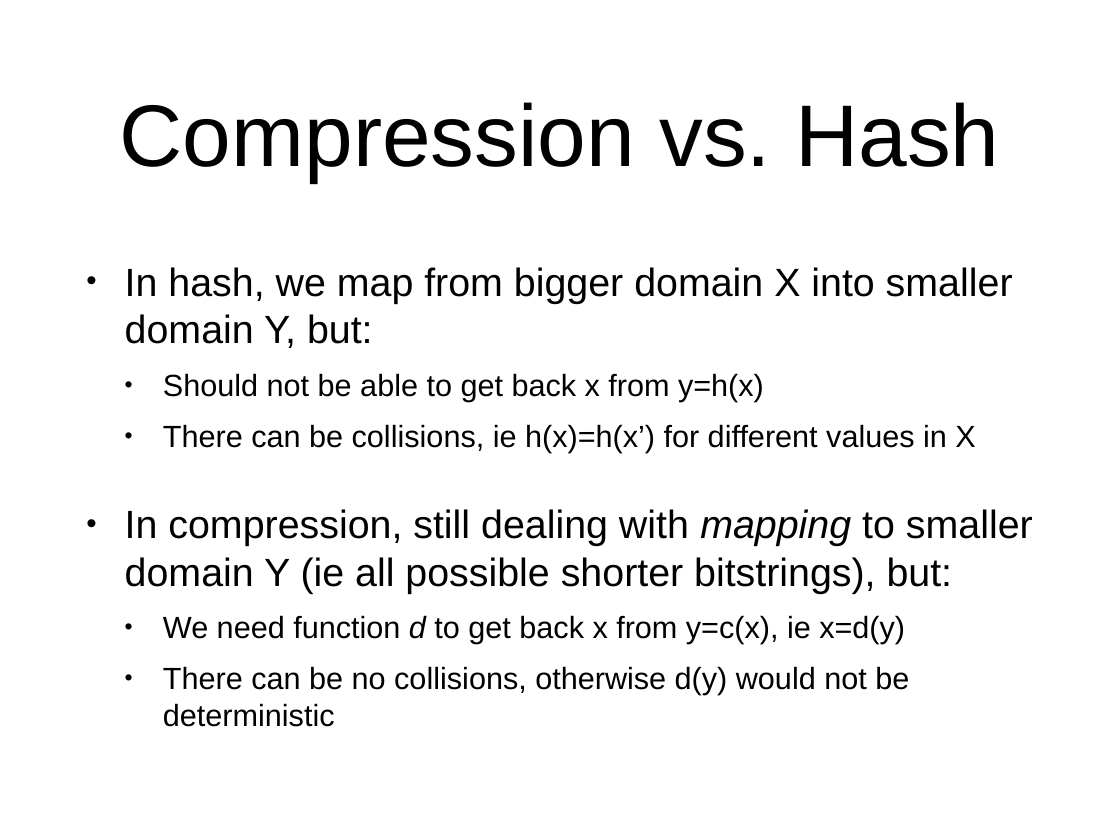
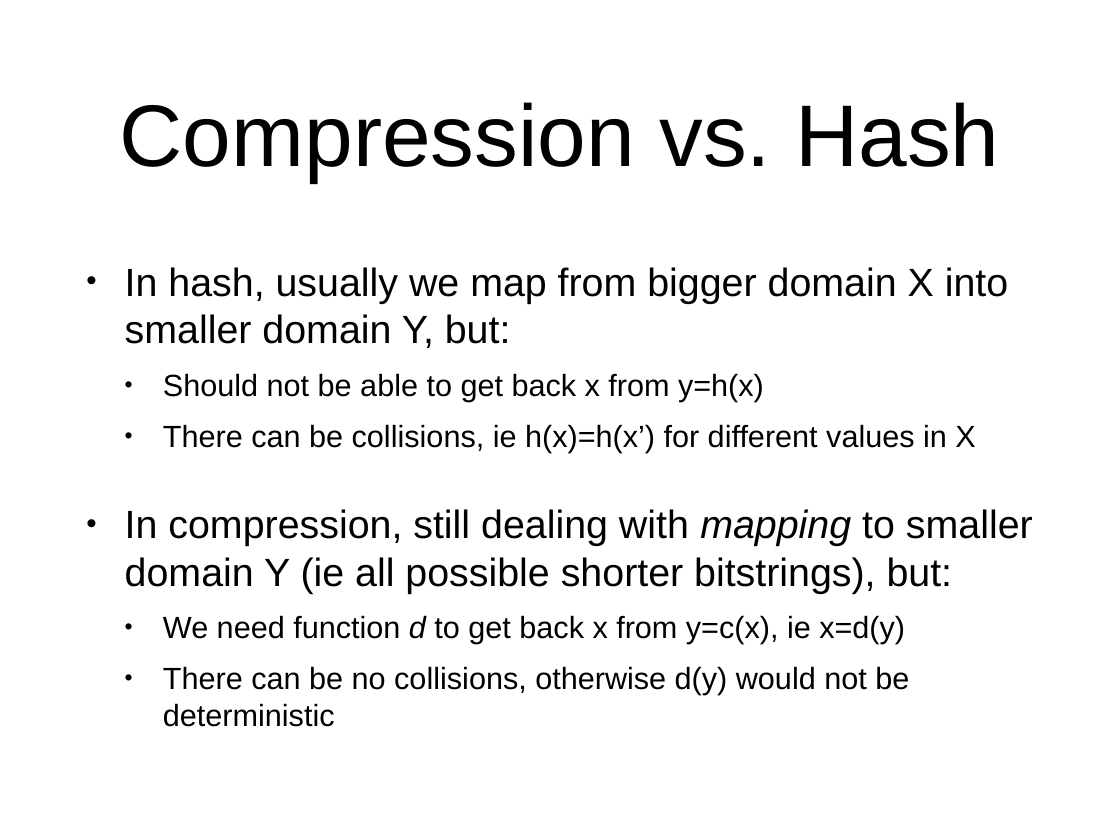
Before and after one commit to arcuri82/algorithms, a slide deck: slide 5 of docs/slides/12/12_compression.pptx. Drawn at 1120x840 pixels with LibreOffice and Linux fonts; fonts in the diff are those of the drawing. Boxes give left, top, right and bottom in pixels: in the first picture for what was removed or moved away, otherwise in the second. Text is boxed around its words. In the diff, an @@ line names an element or a change of style, - is before the commit and + after.

```diff
--- a/docs/slides/12/12_compression.pptx
+++ b/docs/slides/12/12_compression.pptx
@@ text at bbox=[125, 267, 1008, 348]: text changed @@
-• In hash, we map from bigger domain X into smaller domain Y, but:
+• In hash, usually we map from bigger domain X into smaller domain Y, but:
```
Also in this commit, not shown: 2 slides added, 2 other files.
